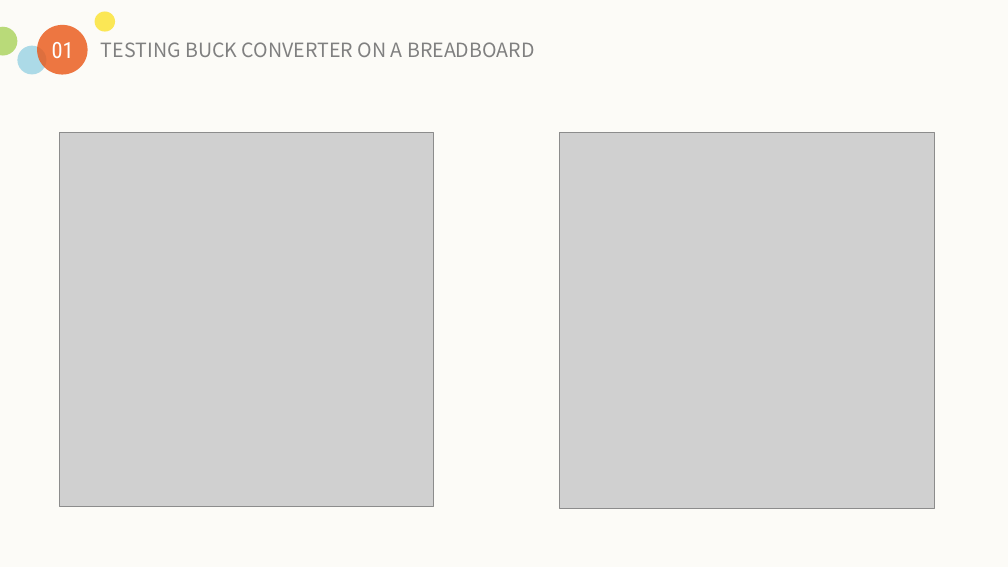
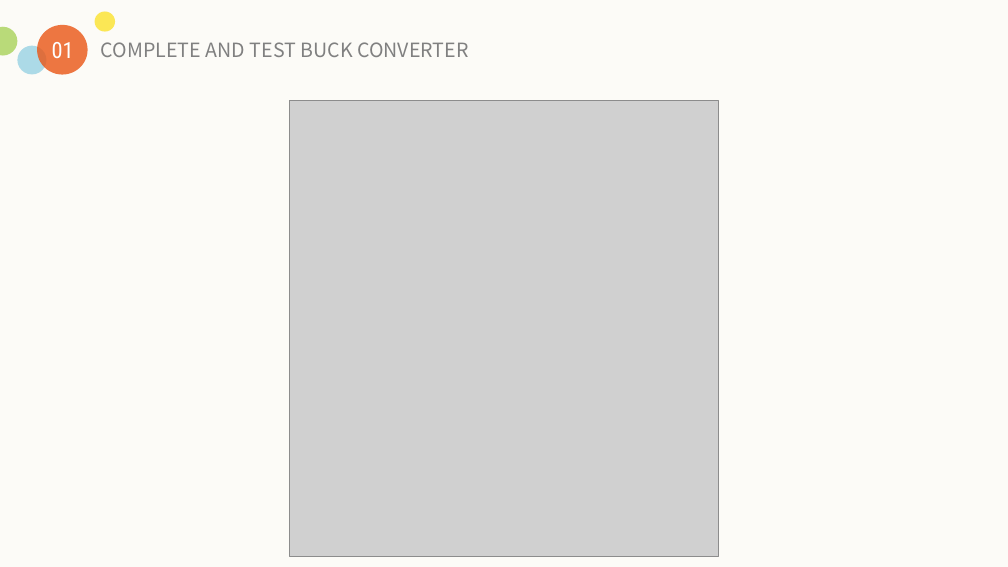
Before and after one commit to jibebe-jkuat/internship2023, a slide deck: slide 4 of electrical/Week 10 progress report.pptx. Drawn at 1008x567 pixels with LibreOffice and Linux fonts; fonts in the diff are those of the drawing; grey boxes stand for pictures. Boxes give left, top, right and bottom in pixels: in the first picture for what was removed or moved away, otherwise in the second. Text is boxed around its words. In the diff, an @@ line names an element or a change of style, - is before the commit and + after.

```diff
--- a/electrical/Week 10 progress report.pptx
+++ b/electrical/Week 10 progress report.pptx
@@ text at <box>101,42,468,57</box>: text changed @@
-TESTING BUCK CONVERTER ON A BREADBOARD
+COMPLETE AND TEST BUCK CONVERTER
@@ picture added at <box>289,101,719,556</box> @@
@@ picture removed at <box>59,133,433,507</box> @@
@@ picture removed at <box>559,133,934,508</box> @@
```
Also in this commit, not shown: 4 other slides changed, 7 slides removed.
